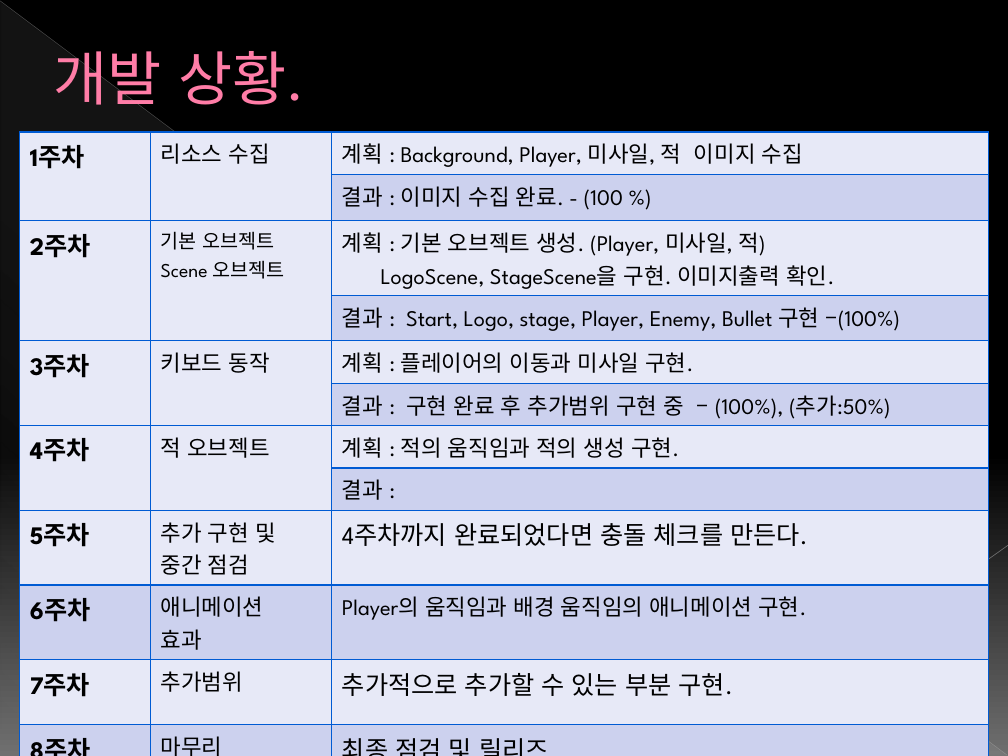
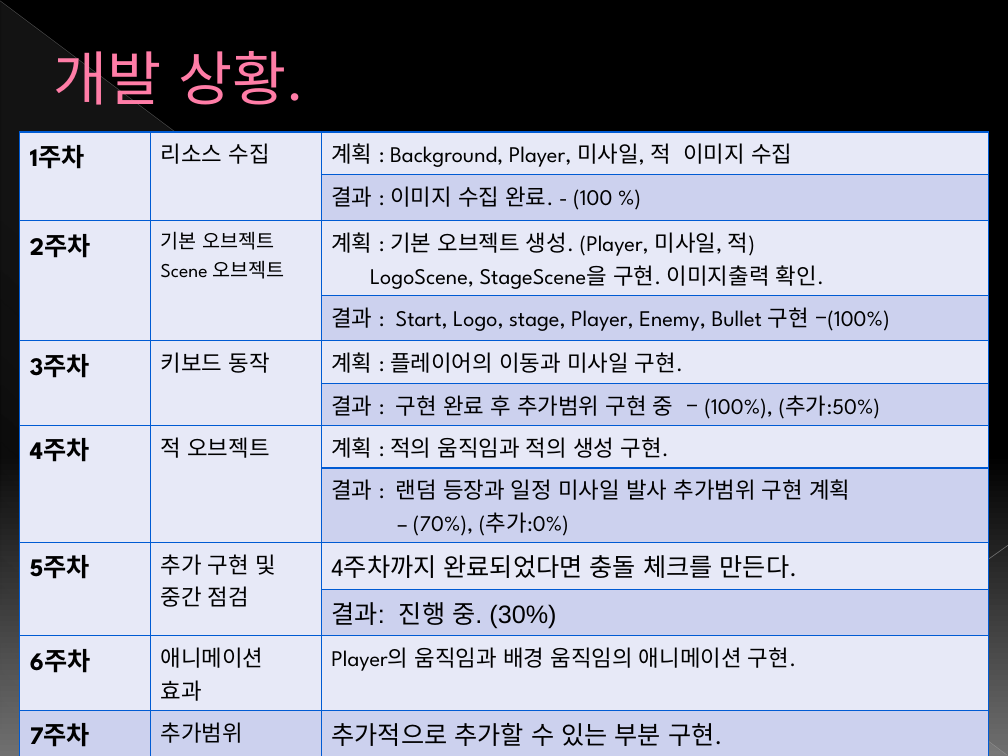
Before and after one commit to hohyuk/2D_Game_Programing, a slide deck: slide 5 of 2차 발표자료.pptx. Drawn at 1008x756 pixels with LibreOffice and Linux fonts; fonts in the diff are those of the drawing. Boxes give left, top, right and bottom in pixels: in the first picture for what was removed or moved away, otherwise in the second. Text is boxed around its words. In the diff, an @@ line names an element or a change of style, - is before the commit and + after.

```diff
--- a/2차 발표자료.pptx
+++ b/2차 발표자료.pptx
@@ table at (20,132,989,756) @@
-row 8, column 3: 결과 :
+row 8, column 3: 결과 : 랜덤 등장과 일정 미사일 발사 추가범위 구현 계획 / – (70%), (추가:0%)
+row 10:  |  | 결과: 진행 중. (30%)
```
Also in this commit, not shown: 1 other slide changed, 2 other files.
